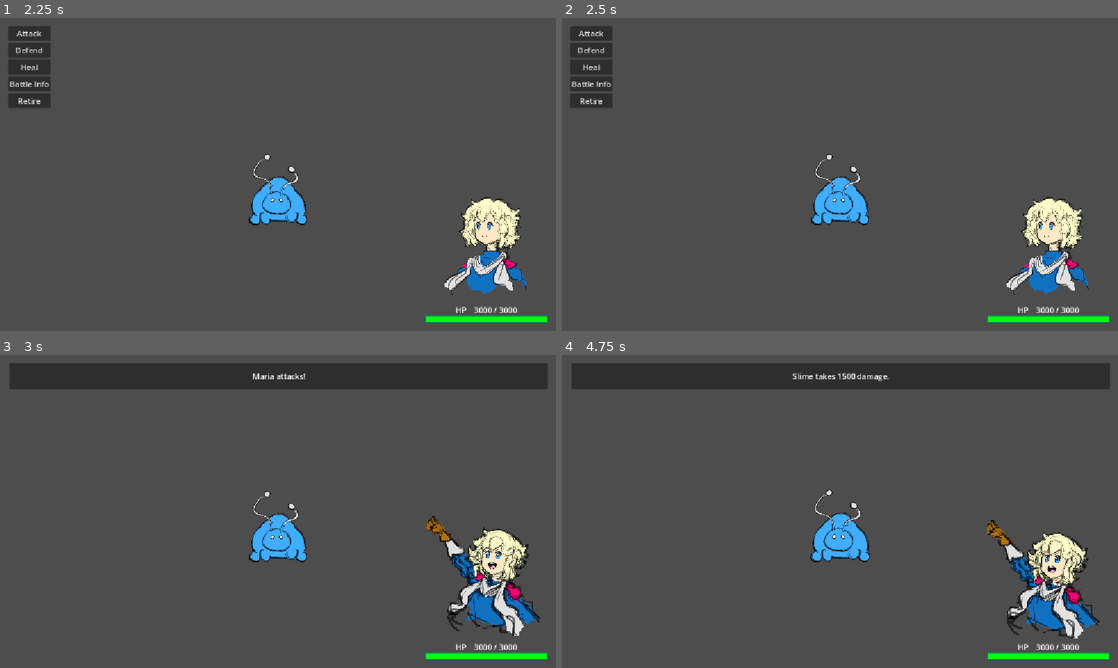
Above: before the commit, frames 1-4 (two rows, left to right).
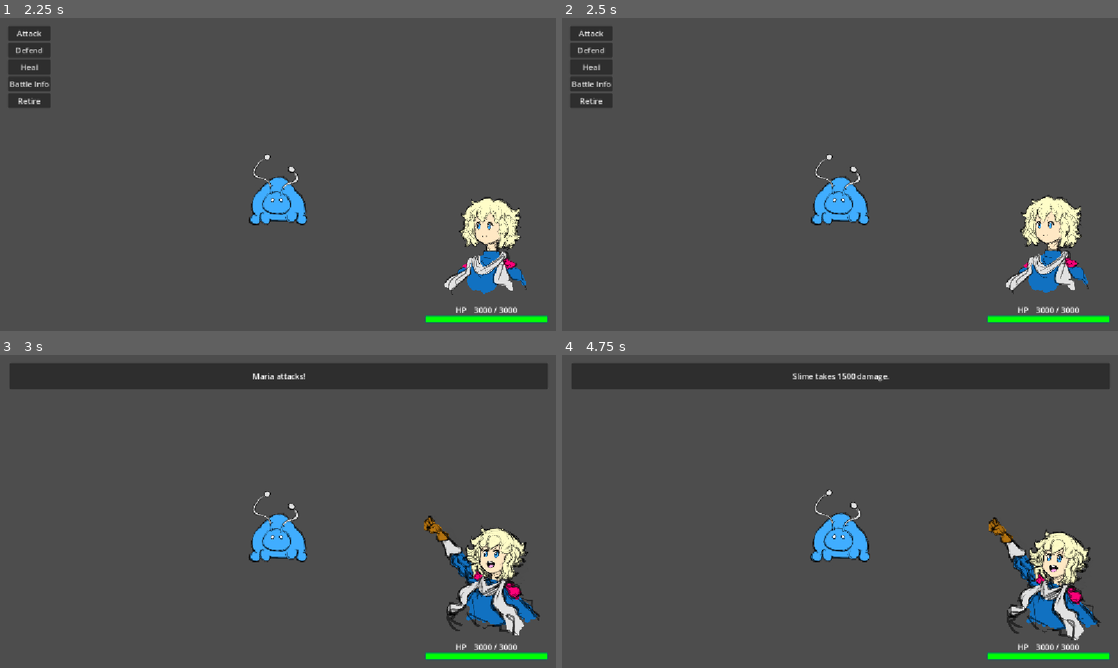
Above: after the commit, the same moments.

Repository: Adnyropast/pwkz-godot-4.7
Game: Godot game, scene res://scenes/title_screen.tscn
Same seed, same stepped clock (60 frames per second), same inputs: the game is played once before the commit and once after it. The engine's default icon, where the game draws it, is replaced by a stand-in: a white triangle on a blue panel in a dark square.
Inputs:
- Up to frame 1 (2.25 s): click "Start" at 0.5 s; click "Maria Game" at 1.25 s; tap Enter (ui_accept) at 2 s
- Up to frame 2 (2.5 s): tap Enter (ui_accept) at 2.27 s
- Up to frame 3 (3 s): click "Attack" at 2.75 s
- Up to frame 4 (4.75 s): tap Enter (ui_accept) at 3.77 s

Frame 1 is identical in both runs. In frame 2, 1.2% of the frame differs, in the area x 79-95%, y 56-89%; in frame 3, 2.1%; in frame 4, 2.2%, in the area x 76-97%, y 51-92%.

Commit message:
feat: add player portrait stuttered animation

Diff:
--- a/scenes/player_hud.gd
+++ b/scenes/player_hud.gd
@@ -1,6 +1,6 @@
 extends Control
 
-@onready var player_texture: TextureRect = $MarginContainer/HBoxContainer/VBoxContainer/HBoxContainer/PlayerShakeNode/PlayerTexture
+@onready var player_texture: TextureRect = $MarginContainer/HBoxContainer/VBoxContainer/HBoxContainer/PlayerShakeNode/PlayerBreathe/PlayerTexture
 @onready var player_texture_animation_player: AnimationPlayer = $MarginContainer/HBoxContainer/VBoxContainer/HBoxContainer/PlayerShakeNode/PlayerTextureAnimationPlayer
 @onready var hp_bar: ProgressBar = $MarginContainer/HBoxContainer/VBoxContainer/VBoxContainer/HPBar
 @onready var hp_label: Label = $MarginContainer/HBoxContainer/VBoxContainer/VBoxContainer/HBoxContainer/HBoxContainer/HPLabel
--- a/scenes/player_hud.tscn
+++ b/scenes/player_hud.tscn
@@ -2,6 +2,92 @@
 
 [ext_resource type="Script" uid="uid://dn3d3mqba04wm" path="res://scenes/player_hud.gd" id="1_iraov"]
 [ext_resource type="Texture2D" uid="uid://dh4ttleyycexo" path="res://icon.svg" id="1_mlvnn"]
+
+[sub_resource type="Animation" id="Animation_s25gh"]
+length = 0.001
+tracks/0/type = "value"
+tracks/0/imported = false
+tracks/0/enabled = true
+tracks/0/path = NodePath(".:offset_transform_position")
+tracks/0/interp = 1
+tracks/0/loop_wrap = true
+tracks/0/keys = {
+"times": PackedFloat32Array(0),
+"transitions": PackedFloat32Array(1),
+"update": 0,
+"values": [Vector2(0, 0)]
+}
+tracks/1/type = "value"
+tracks/1/imported = false
+tracks/1/enabled = true
+tracks/1/path = NodePath(".:offset_transform_scale")
+tracks/1/interp = 1
+tracks/1/loop_wrap = true
+tracks/1/keys = {
+"times": PackedFloat32Array(0),
+"transitions": PackedFloat32Array(1),
+"update": 0,
+"values": [Vector2(1, 1)]
+}
+tracks/2/type = "value"
+tracks/2/imported = false
+tracks/2/enabled = true
+tracks/2/path = NodePath(".:offset_transform_rotation")
+tracks/2/interp = 1
+tracks/2/loop_wrap = true
+tracks/2/keys = {
+"times": PackedFloat32Array(0),
+"transitions": PackedFloat32Array(1),
+"update": 0,
+"values": [0.0]
+}
+
+[sub_resource type="Animation" id="Animation_ujnyd"]
+resource_name = "player_breathe"
+length = 4.0
+loop_mode = 1
+tracks/0/type = "value"
+tracks/0/imported = false
+tracks/0/enabled = true
+tracks/0/path = NodePath(".:offset_transform_position")
+tracks/0/interp = 0
+tracks/0/loop_wrap = true
+tracks/0/keys = {
+"times": PackedFloat32Array(0, 0.3333, 0.6667, 1, 1.3333, 1.6667, 2, 2.3333333, 2.6667, 3, 3.3333, 3.6667),
+"transitions": PackedFloat32Array(1, 1, 1, 1, 1, 1, 1, 1, 1, 1, 1, 1),
+"update": 0,
+"values": [Vector2(0, 0), Vector2(-2, -2), Vector2(-3, -2), Vector2(-4, -1.5), Vector2(-3, -0.5), Vector2(-1, 0), Vector2(0, 0), Vector2(2, -2), Vector2(3, -2), Vector2(4, -1.5), Vector2(3, -0.5), Vector2(1, 0)]
+}
+tracks/1/type = "value"
+tracks/1/imported = false
+tracks/1/enabled = true
+tracks/1/path = NodePath(".:offset_transform_scale")
+tracks/1/interp = 0
+tracks/1/loop_wrap = true
+tracks/1/keys = {
+"times": PackedFloat32Array(0, 0.3333, 0.6666667, 1, 1.3333, 1.6667, 2, 2.3333333, 2.6667, 3, 3.3333, 3.6667),
+"transitions": PackedFloat32Array(1, 1, 1, 1, 1, 1, 1, 1, 1, 1, 1, 1),
+"update": 0,
+"values": [Vector2(1, 1), Vector2(1.01, 1.01), Vector2(1.01, 1.01), Vector2(1.01, 1.01), Vector2(1, 1), Vector2(1, 1), Vector2(1, 1), Vector2(1.01, 1.01), Vector2(1.01, 1.01), Vector2(1.01, 1.01), Vector2(1, 1), Vector2(1, 1)]
+}
+tracks/2/type = "value"
+tracks/2/imported = false
+tracks/2/enabled = true
+tracks/2/path = NodePath(".:offset_transform_rotation")
+tracks/2/interp = 0
+tracks/2/loop_wrap = true
+tracks/2/keys = {
+"times": PackedFloat32Array(0, 0.3333, 0.6666667, 1, 1.3333, 1.6667, 2, 2.3333333, 2.6667, 3, 3.3333, 3.6667),
+"transitions": PackedFloat32Array(1, 1, 1, 1, 1, 1, 1, 1, 1, 1, 1, 1),
+"update": 0,
+"values": [0.0, -0.012217304763960109, -0.022689280275926482, -0.034906585, -0.022689280275926482, -0.012217304763960109, 0.0, 0.012217304763960109, 0.022689280275926482, 0.03490658503988659, 0.022689280275926482, 0.012217304763960109]
+}
+
+[sub_resource type="AnimationLibrary" id="AnimationLibrary_lqhkl"]
+_data = {
+&"RESET": SubResource("Animation_s25gh"),
+&"player_breathe": SubResource("Animation_ujnyd")
+}
 
 [sub_resource type="Animation" id="Animation_iraov"]
 length = 0.001
@@ -44,7 +130,7 @@
 tracks/3/type = "value"
 tracks/3/imported = false
 tracks/3/enabled = true
-tracks/3/path = NodePath("PlayerTexture:self_modulate")
+tracks/3/path = NodePath("PlayerBreathe/PlayerTexture:self_modulate")
 tracks/3/interp = 1
 tracks/3/loop_wrap = true
 tracks/3/keys = {
@@ -86,7 +172,7 @@
 tracks/0/type = "value"
 tracks/0/imported = false
 tracks/0/enabled = true
-tracks/0/path = NodePath("PlayerTexture:self_modulate")
+tracks/0/path = NodePath("PlayerBreathe/PlayerTexture:self_modulate")
 tracks/0/interp = 1
 tracks/0/loop_wrap = true
 tracks/0/keys = {
@@ -161,12 +247,20 @@
 layout_mode = 2
 offset_transform_enabled = true
 
-[node name="PlayerTexture" type="TextureRect" parent="MarginContainer/HBoxContainer/VBoxContainer/HBoxContainer/PlayerShakeNode" unique_id=1430687536]
+[node name="PlayerBreathe" type="MarginContainer" parent="MarginContainer/HBoxContainer/VBoxContainer/HBoxContainer/PlayerShakeNode" unique_id=1316868348]
+layout_mode = 2
+offset_transform_enabled = true
+
+[node name="PlayerTexture" type="TextureRect" parent="MarginContainer/HBoxContainer/VBoxContainer/HBoxContainer/PlayerShakeNode/PlayerBreathe" unique_id=1430687536]
 custom_minimum_size = Vector2(256, 256)
 custom_maximum_size = Vector2(256, -1)
 layout_mode = 2
 texture = ExtResource("1_mlvnn")
 expand_mode = 1
+
+[node name="BreatheAnimationPlayer" type="AnimationPlayer" parent="MarginContainer/HBoxContainer/VBoxContainer/HBoxContainer/PlayerShakeNode/PlayerBreathe" unique_id=620507239]
+libraries/ = SubResource("AnimationLibrary_lqhkl")
+autoplay = &"player_breathe"
 
 [node name="PlayerTextureAnimationPlayer" type="AnimationPlayer" parent="MarginContainer/HBoxContainer/VBoxContainer/HBoxContainer/PlayerShakeNode" unique_id=50866952]
 libraries/ = SubResource("AnimationLibrary_or0tx")
